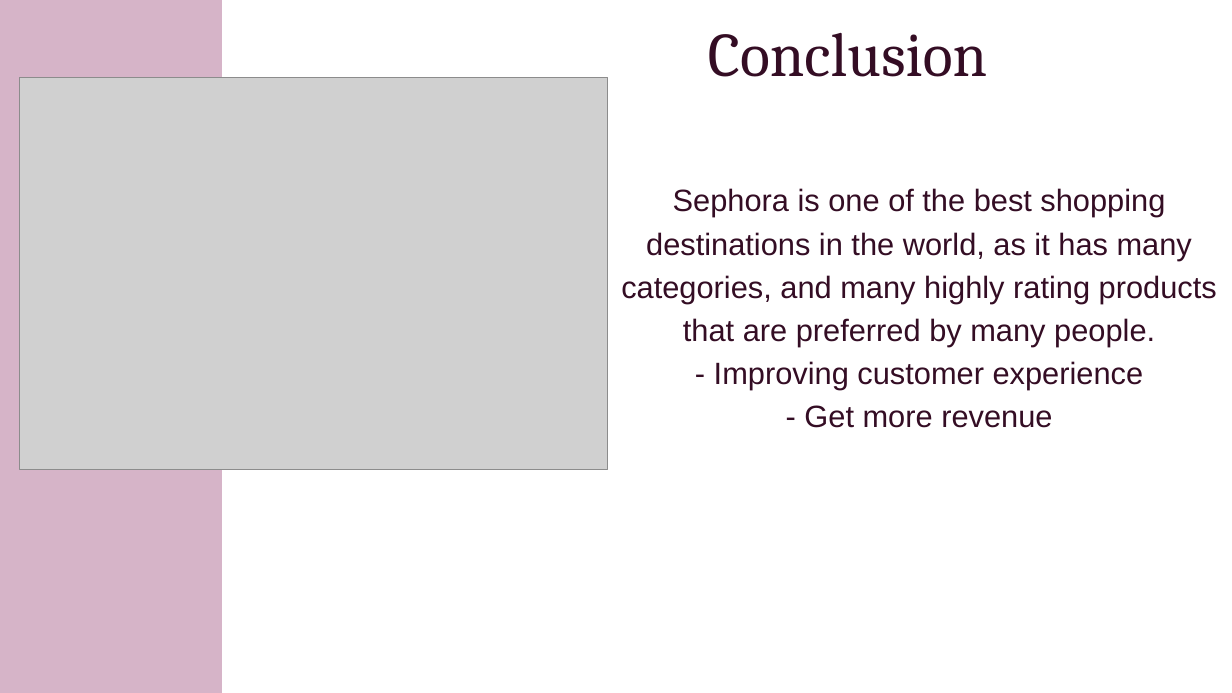
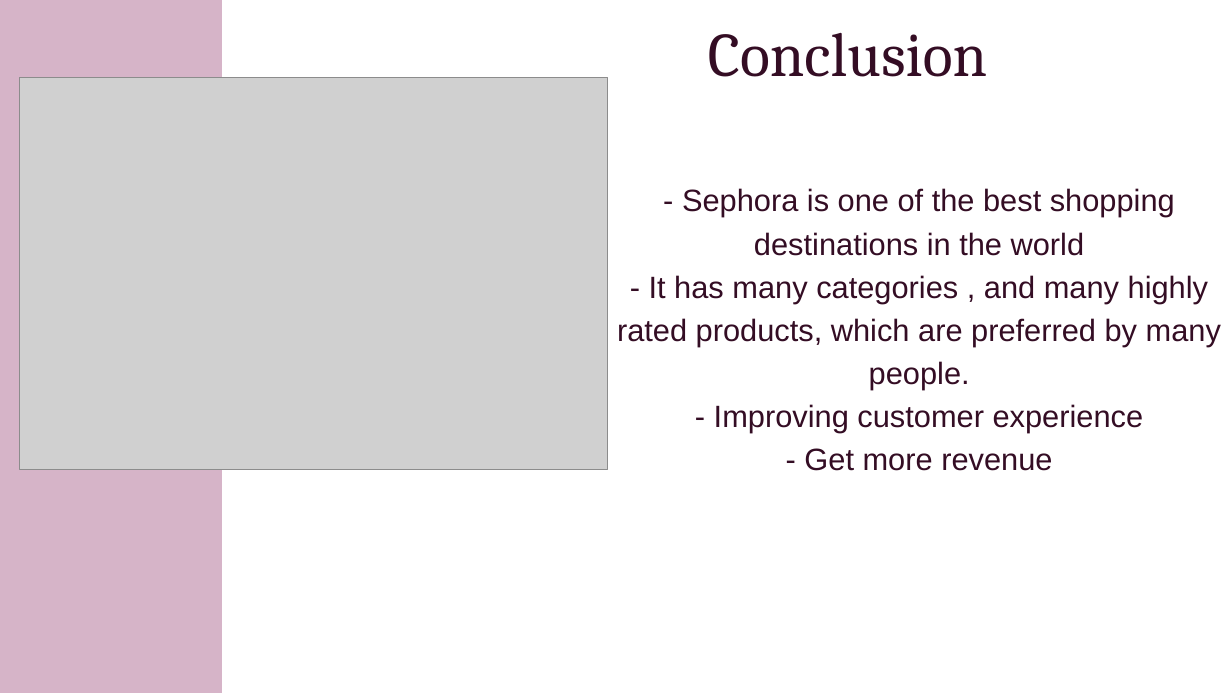
Before and after one commit to MahaAharqan/Data-Science-Artificial-Intelligence-Machine-Learning, a slide deck: slide 12 of Presentation.pptx. Drawn at 1232x693 pixels with LibreOffice and Linux fonts; fonts in the diff are those of the drawing; grey boxes stand for pictures. Boxes give left, top, right and bottom in pixels: in the first picture for what was removed or moved away, otherwise in the second. Text is boxed around its words. In the diff, an @@ line names an element or a change of style, - is before the commit and + after.

```diff
--- a/Presentation.pptx
+++ b/Presentation.pptx
@@ text at (617, 188, 1221, 390): text changed @@
-Sephora is one of the best shopping destinations in the world, as it has many categories, and many highly rating products that are preferred by many people.
+- Sephora is one of the best shopping destinations in the world
+- It has many categories , and many highly rated products, which are preferred by many people.
```
